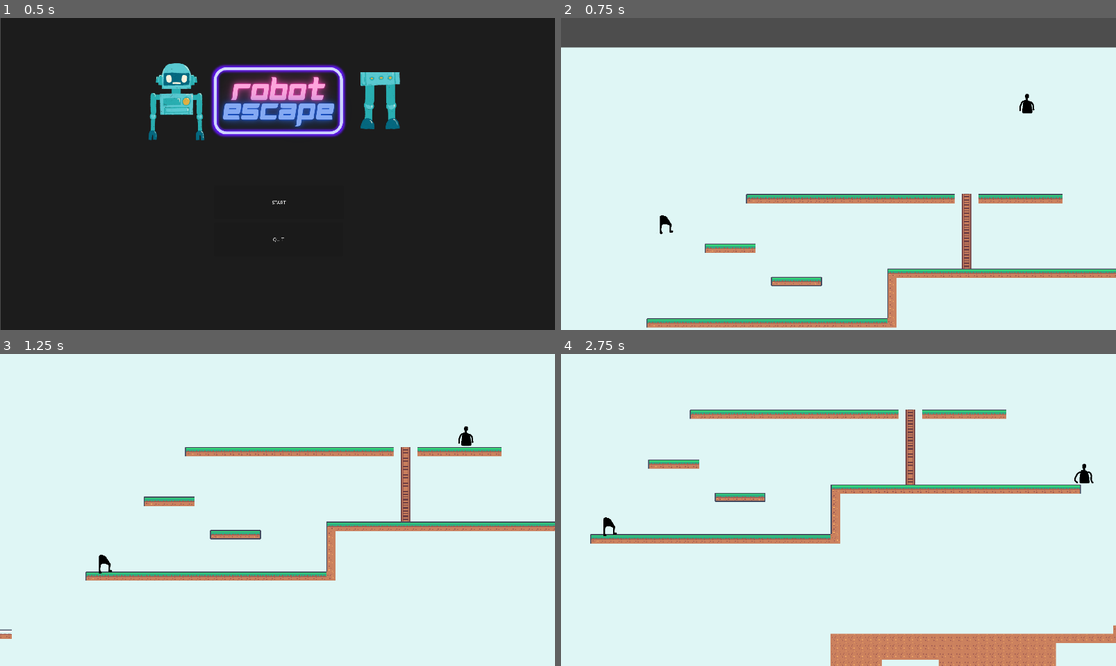
Above: before the commit, frames 1-4 (two rows, left to right).
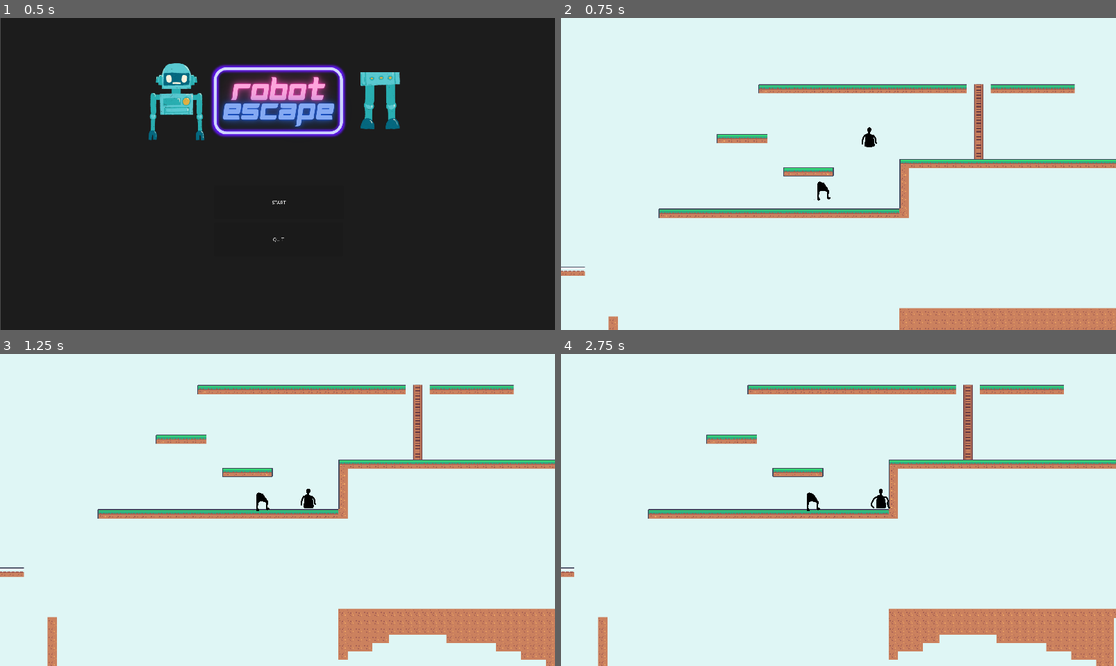
Above: after the commit, the same moments.

Repository: Paulofrog/Jeu-IC06
Game: Godot game, scene res://Game/TitleScreen/titleScreenScene.tscn
Two runs of this game, one before a commit and one after it. Both use one fixed random seed, a clock stepped at 60 frames per second and the inputs below.
Inputs:
- Up to frame 1 (0.5 s): no input
- Up to frame 2 (0.75 s): click "START" at 0.5 s
- Up to frame 3 (1.25 s): no input
- Up to frame 4 (2.75 s): hold Alt (armsAssembly) 1.28-2.03 s; hold D (armsRight) from 1.28 s (still down); tap Space (legsJump) at 1.52, 2.27 s; tap Ctrl (legsAssembly) at 1.55, 2.1 s; tap Alt (armsAssembly) at 2.3 s

Frame 1 is identical in both runs. In frame 2, 24% of the frame differs, in the area x 0-100%, y 0-100%; in frame 3, 16%; in frame 4, 18%.

Commit message:
fix chute du plafond

Diff:
--- a/Game/Arms player/armsPlayerScript.gd
+++ b/Game/Arms player/armsPlayerScript.gd
@@ -4,6 +4,7 @@
 const SPEED = 150.0
 var isTouchingCeiling			# savoir si on est entré dans la zone de détection
 var gravityDirection
+signal leavingCeiling
 
 
 func _ready() -> void:
@@ -24,8 +25,11 @@
 			gravityDirection = -1
 			$Appearance.animation = "hang"
 		else:
+			if Global.isArmsPlayerOnCeiling and Input.is_action_just_released("armsUp"):
+				leavingCeiling.emit()
 			Global.isArmsPlayerOnCeiling = false
 			gravityDirection = 1
+
 
 	# Get the input direction and handle the movement/deceleration.
 	var direction := Input.get_axis("armsLeft", "armsRight")
--- a/Game/Legs player/legsPlayerScript.gd
+++ b/Game/Legs player/legsPlayerScript.gd
@@ -46,3 +46,8 @@
 	else:
 		$Collision.disabled = false
 		$AssembledCollision.disabled = true
+
+
+func _on_arms_player_leaving_ceiling() -> void:
+	if Global.are_assembled:
+		velocity.y = -100
--- a/Game/Main/mainScene.tscn
+++ b/Game/Main/mainScene.tscn
@@ -84,3 +84,4 @@
 
 [connection signal="ceilingEntered" from="TestLevel" to="ArmsPlayer" method="_on_test_level_ceiling_entered"]
 [connection signal="ceilingExited" from="TestLevel" to="ArmsPlayer" method="_on_test_level_ceiling_exited"]
+[connection signal="leavingCeiling" from="ArmsPlayer" to="LegsPlayer" method="_on_arms_player_leaving_ceiling"]
--- a/Game/Main/mainScript.gd
+++ b/Game/Main/mainScript.gd
@@ -72,3 +72,5 @@
 
 func separate_players() -> void:
 	Global.are_assembled = false
+	if Global.isArmsPlayerOnCeiling:
+		$LegsPlayer.velocity.y = -10
--- a/Game/TestLevel/testLevelScene.tscn
+++ b/Game/TestLevel/testLevelScene.tscn
@@ -255,10 +255,10 @@
 tile_set = SubResource("TileSet_a1yy4")
 
 [node name="LegsPlayerSpawnPoint" type="Marker2D" parent="."]
-position = Vector2(220, 281)
+position = Vector2(494, 408)
 
 [node name="ArmsPlayerSpawnPoint" type="Marker2D" parent="."]
-position = Vector2(913, 70)
+position = Vector2(586, 330)
 
 [node name="Ceiling" type="Area2D" parent="."]
 collision_layer = 64
